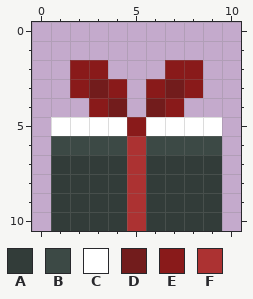
A pixel-art file gets an edit: Assets/Images/Item/Gift.aseprite. Above: the version before the commit.
11x11 pixels, 1 frame.
Palette (. is transparent): A #323c39  B #3c4945  C #ffffff  D #721c1c  E #891a1a  F #ac3232
Pixels before, first column x 1:
 2 .EE...EE.
 3 .EDE.EDE.
 4 ..ED.DE..
 5 CCCCECCCC
 6 BBBBFBBBB
 7 AAAAFAAAA
 8 AAAAFAAAA
 9 AAAAFAAAA
10 AAAAFAAAA
Now the later version:
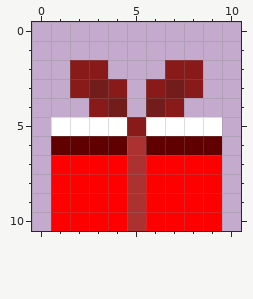
The edit:
colour A: #323c39 -> #ff0000
colour B: #3c4945 -> #600000
Boxes around the changes in both pictures, in picture pixels (x1, y1, x2, y2):
changed: (51, 136, 222, 231)
